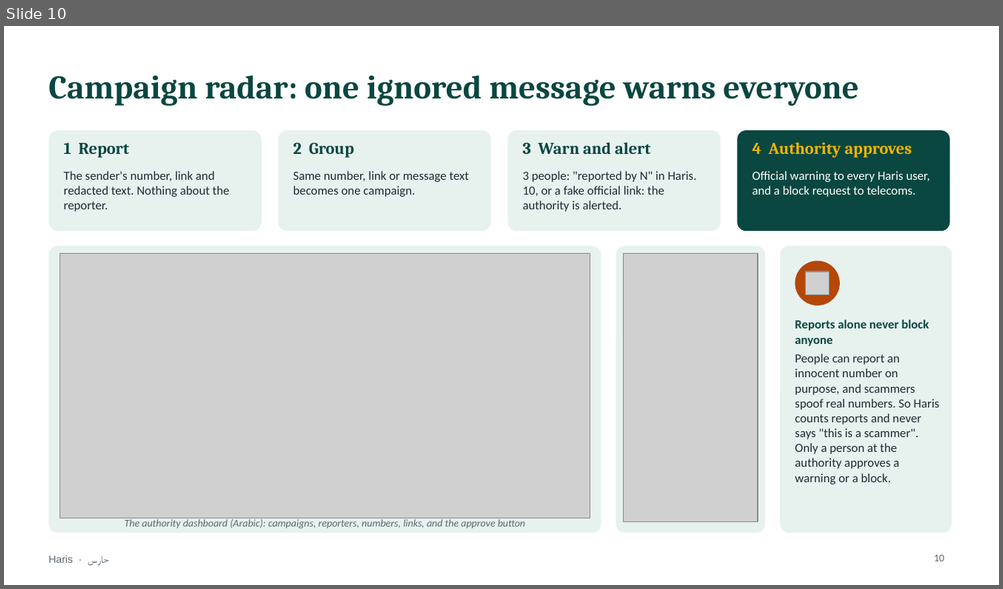
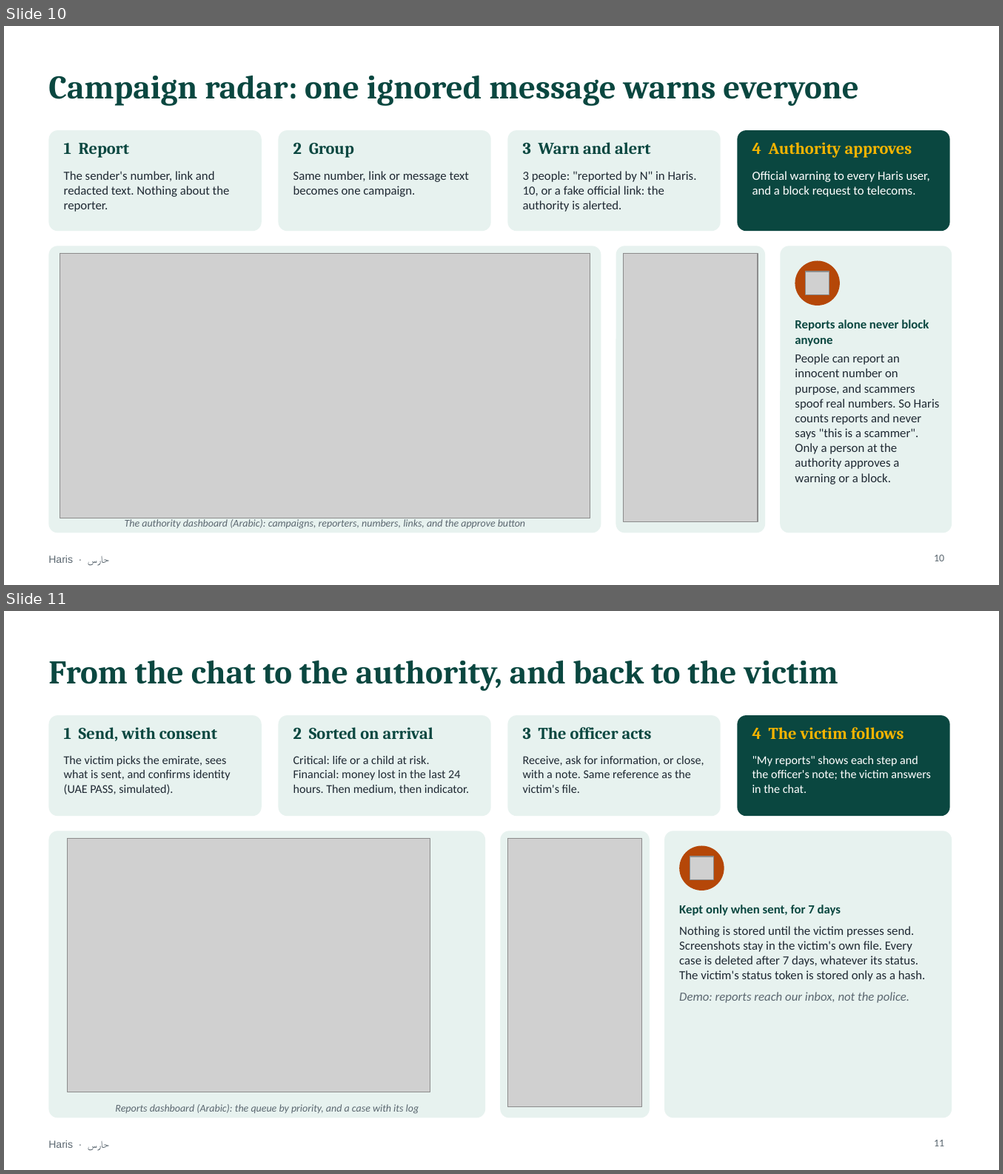
Before and after one commit to mohamedtorky2022/Haris, a slide deck: docs/Haris-presentation.pptx. Shown one above the other, each under a label of ours: slide 10 before the commit, slides 10 and 11 after it. The pictures are 1003x589 and 1003x1174 pixels, drawn with LibreOffice and Linux fonts; fonts in the diff are those of the drawing; grey boxes stand for pictures. Boxes give left, top, right and bottom in pixels: in the first picture for what was removed or moved away, otherwise in the second. Text is boxed around its words. In the diff, an @@ line names an element or a change of style, - is before the commit and + after.

```diff
--- a/docs/Haris-presentation.pptx
+++ b/docs/Haris-presentation.pptx
@@ slide 11 added at [4, 611, 999, 1170], background #FFFFFF; not listed: 1 template element that a slide beside it also shows @@
@@ title added at [48, 660, 838, 691], 32 pt, text #0A4740, bold @@
+From the chat to the authority, and back to the victim
@@ rounded rectangle added at [48, 715, 262, 816], fill #E7F2EF @@
@@ rounded rectangle added at [278, 715, 490, 816], fill #E7F2EF @@
@@ rounded rectangle added at [508, 715, 720, 816], fill #E7F2EF @@
@@ rounded rectangle added at [737, 715, 949, 816], fill #0A4740 @@
@@ text added at [64, 727, 217, 741], 16 pt, text #0A4740, bold @@
+1 Send, with consent
@@ text added at [293, 727, 433, 739], 16 pt, text #0A4740, bold @@
+2 Sorted on arrival
@@ text added at [523, 727, 652, 739], 16 pt, text #0A4740, bold @@
+3 The officer acts
@@ text added at [752, 727, 904, 739], 16 pt, text #F5B400, bold @@
+4 The victim follows
@@ text added at [64, 756, 230, 795], 11.5 pt, text #1F2933 @@
+The victim picks the emirate, sees what is sent, and confirms identity (UAE PASS, simulated).
@@ text added at [293, 756, 469, 795], 11.5 pt, text #1F2933 @@
+Critical: life or a child at risk. Financial: money lost in the last 24 hours. Then medium, then indicator.
@@ text added at [523, 756, 703, 793], 11.5 pt, text #1F2933 @@
+Receive, ask for information, or close, with a note. Same reference as the victim's file.
@@ text added at [752, 755, 930, 793], 11.5 pt, text #FFFFFF @@
+"My reports" shows each step and the officer's note; the victim answers in the chat.
@@ rounded rectangle added at [48, 831, 485, 1119], fill #E7F2EF @@
@@ rounded rectangle added at [500, 831, 649, 1119], fill #E7F2EF @@
@@ rounded rectangle added at [664, 831, 951, 1119], fill #E7F2EF @@
@@ picture added at [68, 839, 430, 1092] @@
@@ picture added at [508, 839, 642, 1107] @@
@@ ellipse added at [679, 846, 724, 891], fill #B54708 @@
@@ picture added at [690, 857, 713, 880] @@
@@ text added at [679, 905, 925, 1003], 12 pt, text #1F2933 @@
+Kept only when sent, for 7 days
+Nothing is stored until the victim presses send. Screenshots stay in the victim's own file. Every case is deleted after 7 days, whatever its status. The victim's status token is stored only as a hash.
+Demo: reports reach our inbox, not the police.
@@ text added at [115, 1105, 419, 1114], 10 pt, text #5B6770, italic @@
+Reports dashboard (Arabic): the queue by priority, and a case with its log
@@ page number added at [933, 1140, 944, 1147], 10 pt, text #5B6770 @@
+11
```
Also in this commit, not shown: 3 slides changed, 1 other file.
